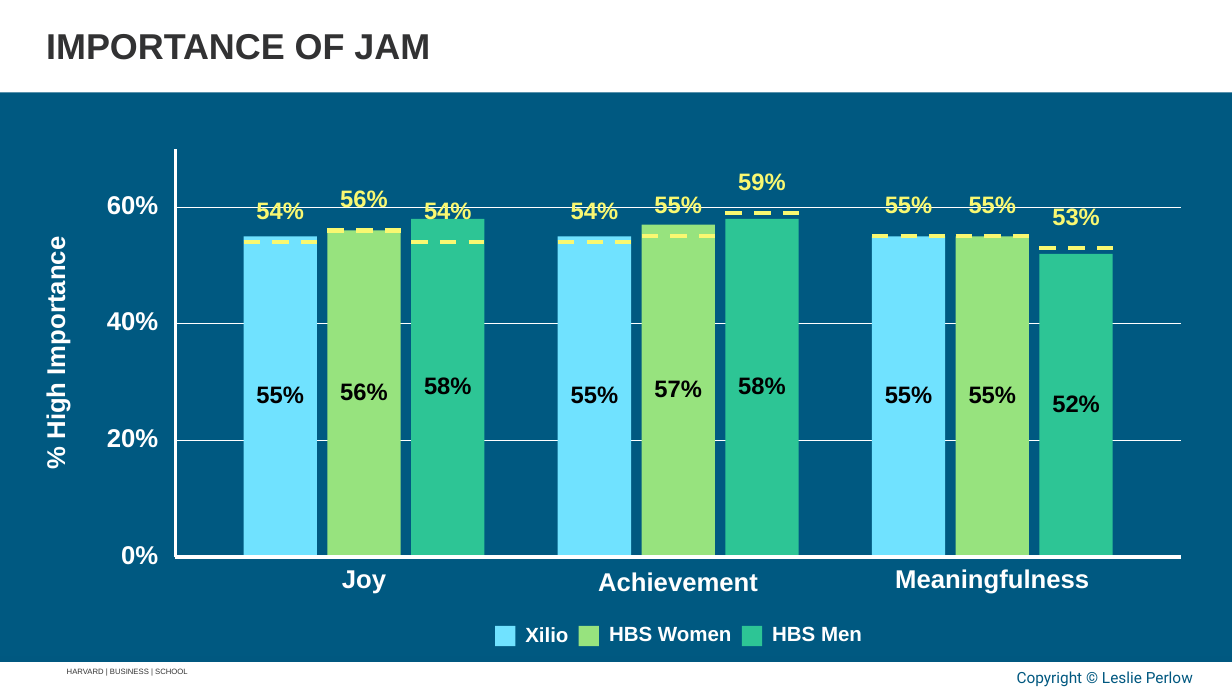
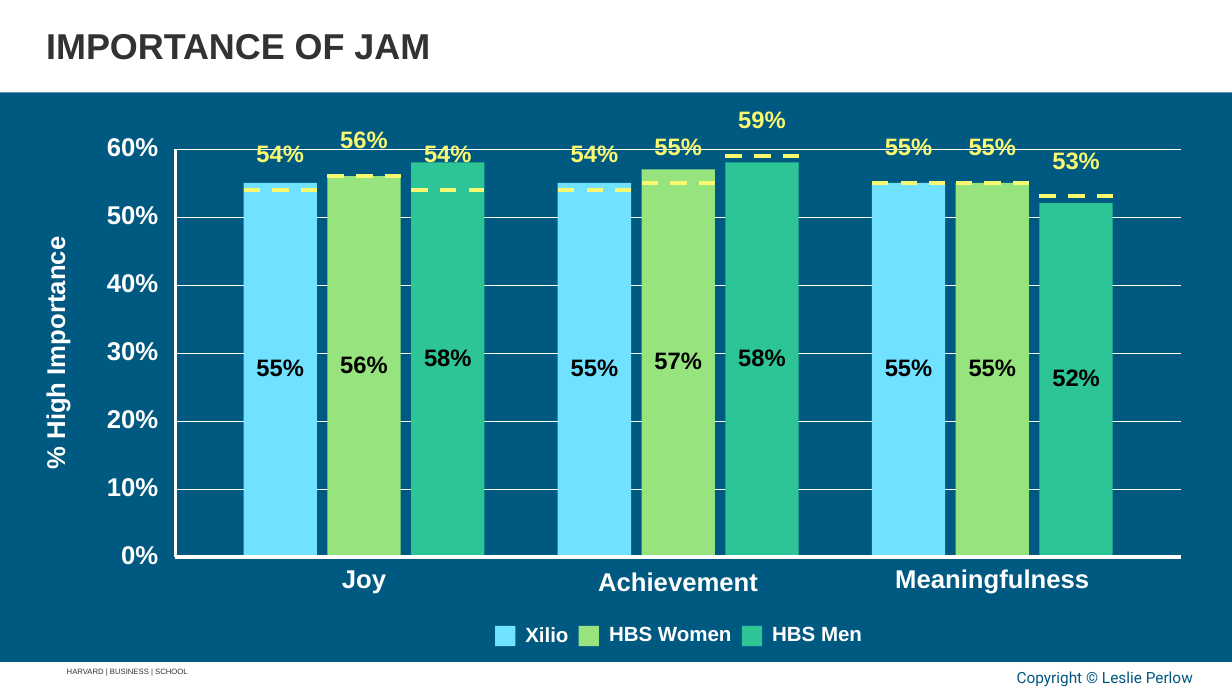
Before and after one commit to APPLITICS/lifematrix-deck-automation, a slide deck: slide 10 of outputs/generated_slides.pptx. Drawn at 1232x693 pixels with LibreOffice and Linux fonts; fonts in the diff are those of the drawing; background and template pictures are left out. Boxes give left, top, right and bottom in pixels: in the first picture for what was removed or moved away, otherwise in the second. Text is boxed around its words. In the diff, an @@ line names an element or a change of style, - is before the commit and + after.

```diff
--- a/outputs/generated_slides.pptx
+++ b/outputs/generated_slides.pptx
@@ text "59%": place and size @@
-text "59%" at [738,173,786,191]
+text "59%" at [738,111,786,129]
@@ rectangle: place and size @@
-rectangle at [327,230,400,556]
+rectangle at [327,177,400,557]
@@ rectangle: place and size @@
-rectangle at [411,219,484,557]
+rectangle at [411,163,484,557]
@@ rectangle: place and size @@
-rectangle at [641,225,714,557]
+rectangle at [641,169,714,557]
@@ 5 texts, 1 freeform shape: place and size @@
-5 texts, 1 freeform shape at [107,190,1017,215]
+5 texts, 1 freeform shape at [107,131,1017,157]
@@ rectangle: place and size @@
-rectangle at [726,219,799,557]
+rectangle at [726,163,799,557]
@@ group added at [107,149,1181,497]: 3 freeform shapes, 3 texts @@
+10%
+30%
+50%
@@ rectangle: place and size @@
-rectangle at [244,237,317,557]
+rectangle at [244,183,317,557]
@@ rectangle: place and size @@
-rectangle at [558,237,631,557]
+rectangle at [558,183,631,557]
@@ 7 freeform shapes, 4 texts: place and size @@
-7 freeform shapes, 4 texts at [244,200,1100,242]
+7 freeform shapes, 4 texts at [244,143,1100,189]
@@ rectangle: place and size @@
-rectangle at [872,237,945,557]
+rectangle at [872,183,945,557]
@@ rectangle: place and size @@
-rectangle at [956,237,1029,557]
+rectangle at [956,183,1029,557]
@@ rectangle: place and size @@
-rectangle at [1040,254,1113,557]
+rectangle at [1040,203,1113,557]
@@ freeform shape: place and size @@
-freeform shape at [1040,248,1113,248]
+freeform shape at [1040,197,1113,197]
@@ freeform shape: place and size @@
-freeform shape at [176,207,1181,207]
+freeform shape at [176,217,1181,217]
@@ text "40%": place and size @@
-text "40%" at [107,312,158,331]
+text "40%" at [107,274,158,293]
@@ freeform shape: place and size @@
-freeform shape at [176,323,1181,323]
+freeform shape at [176,353,1181,353]
@@ 6 texts: place and size @@
-6 texts at [256,383,1100,413]
+6 texts at [256,356,1100,387]
@@ 3 texts: place and size @@
-3 texts at [424,377,786,398]
+3 texts at [424,349,786,370]
@@ text "20%": place and size @@
-text "20%" at [107,429,158,448]
+text "20%" at [107,410,158,429]
@@ freeform shape: place and size @@
-freeform shape at [176,441,1181,441]
+freeform shape at [176,421,1181,421]
```
Also in this commit, not shown: 30 other slides changed, 2 slides added, 3 other files.
